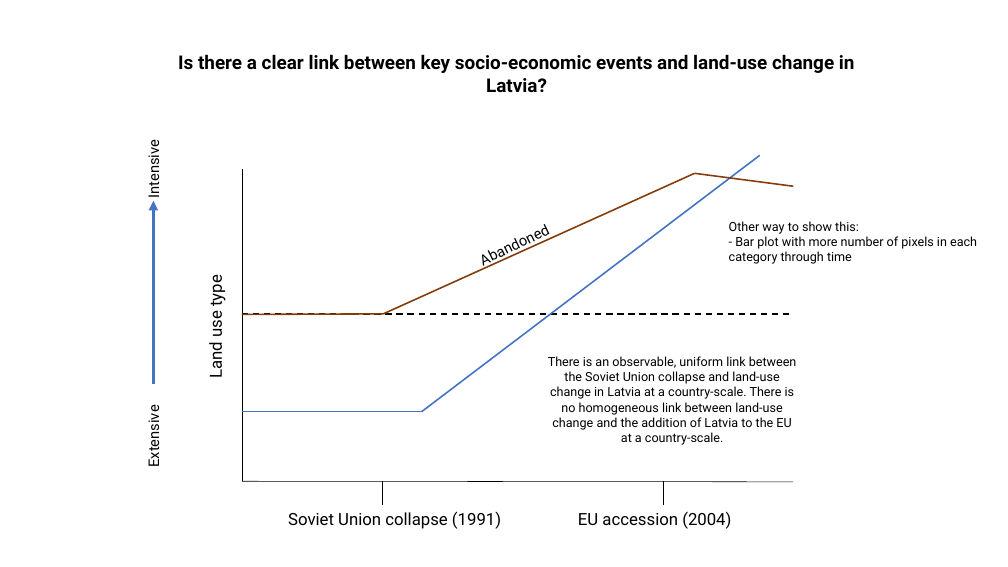
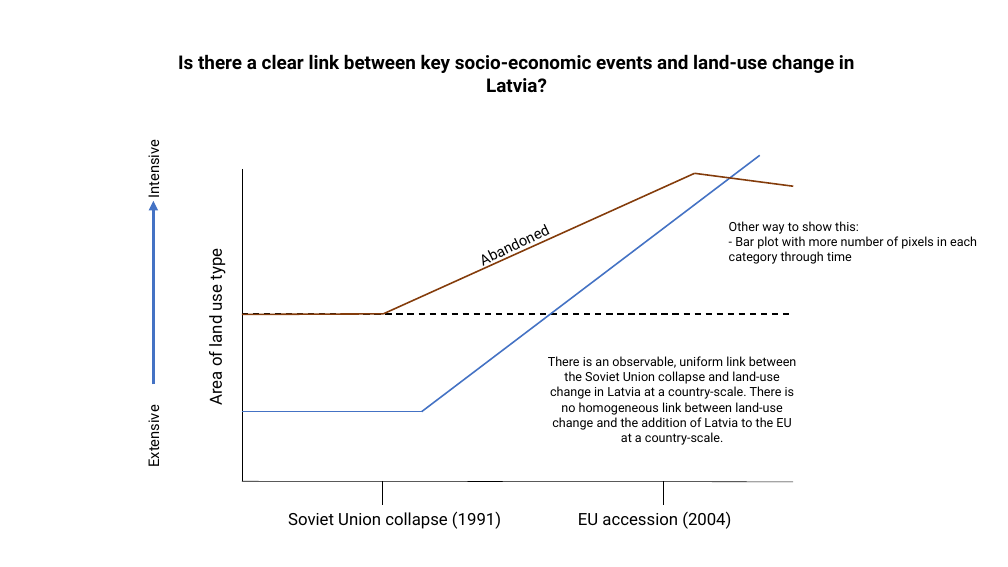
Before and after one commit to izzyrich/dissertation, a slide deck: slide 1 of images/prediction_graphs.pptx. Drawn at 1008x567 pixels with LibreOffice and Linux fonts; fonts in the diff are those of the drawing. Boxes give left, top, right and bottom in pixels: in the first picture for what was removed or moved away, otherwise in the second. Text is boxed around its words. In the diff, an @@ line names an element or a change of style, - is before the commit and + after.

```diff
--- a/images/prediction_graphs.pptx
+++ b/images/prediction_graphs.pptx
@@ text at [204,252,226,404]: text changed @@
-Land use type
+Area of land use type
```
Also in this commit, not shown: 2 other slides changed, 1 slide added, 3 other files.
